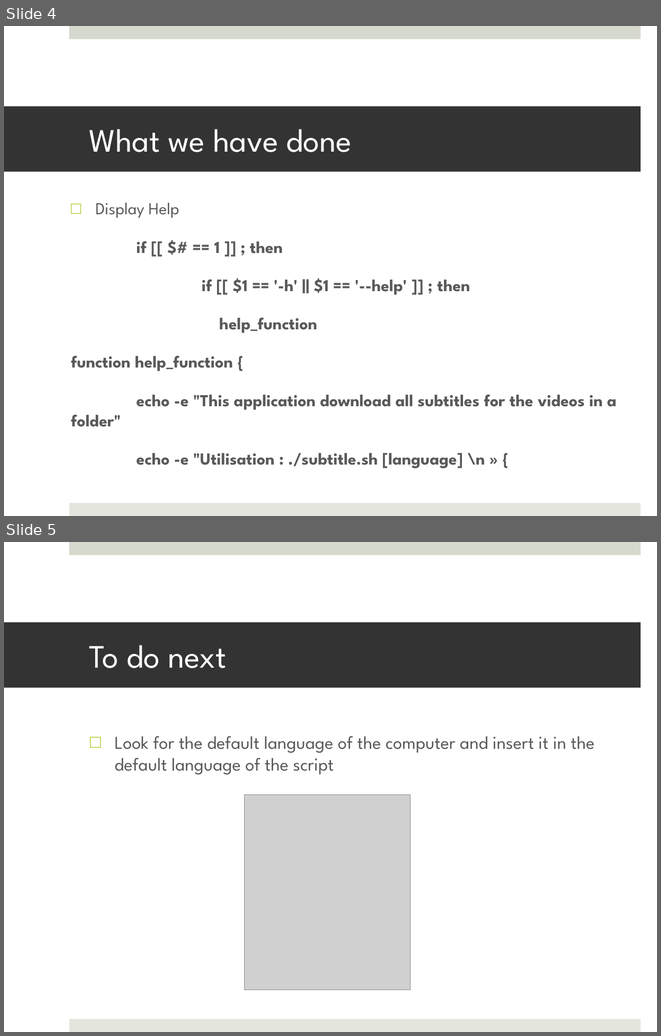
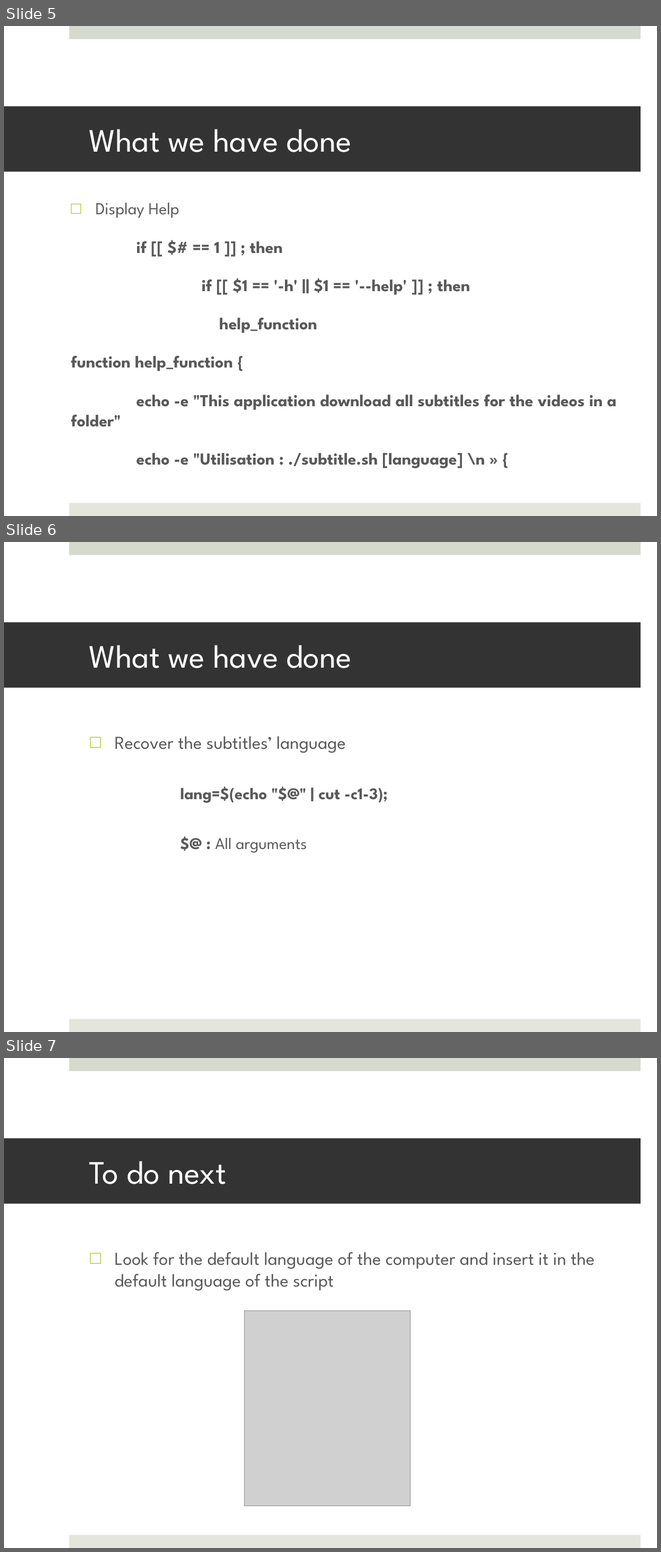
Before and after one commit to kiago/isepse2014, a slide deck: jessica.besagni/projects/Subtitles 2605.pptx. Shown one above the other, each under a label of ours: slides 4 and 5 before the commit, slides 5, 6 and 7 after it. The pictures are 661x1036 and 661x1552 pixels, drawn with LibreOffice and Linux fonts; fonts in the diff are those of the drawing; grey boxes stand for pictures. Boxes give left, top, right and bottom in pixels: in the first picture for what was removed or moved away, otherwise in the second. Text is boxed around its words. In the diff, an @@ line names an element or a change of style, - is before the commit and + after.

```diff
--- a/jessica.besagni/projects/Subtitles 2605.pptx
+++ b/jessica.besagni/projects/Subtitles 2605.pptx
@@ slide 6 added at (x1=4, y1=542, x2=657, y2=1032), background #FFFFFF; not listed: 2 template elements that a slide beside it also shows @@
@@ title added at (x1=4, y1=623, x2=641, y2=688), fill #333333, 36 pt, text #FFFFFF @@
+What we have done
@@ text added at (x1=115, y1=736, x2=388, y2=853), 18 pt, text #595959 @@
+□ Recover the subtitles’ language
+  lang=$(echo "$@" | cut -c1-3);
+  $@ : All arguments
@@ what was slide 4 is now slide 5 @@
@@ what was slide 5 is now slide 7 @@
```
Also in this commit, not shown: 1 slide changed, 1 other slide added.
